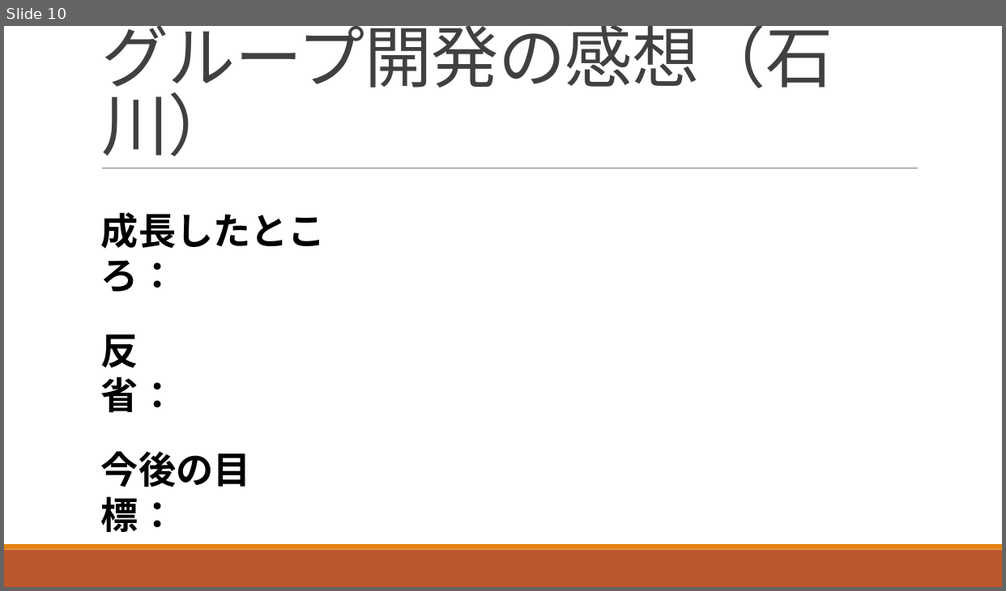
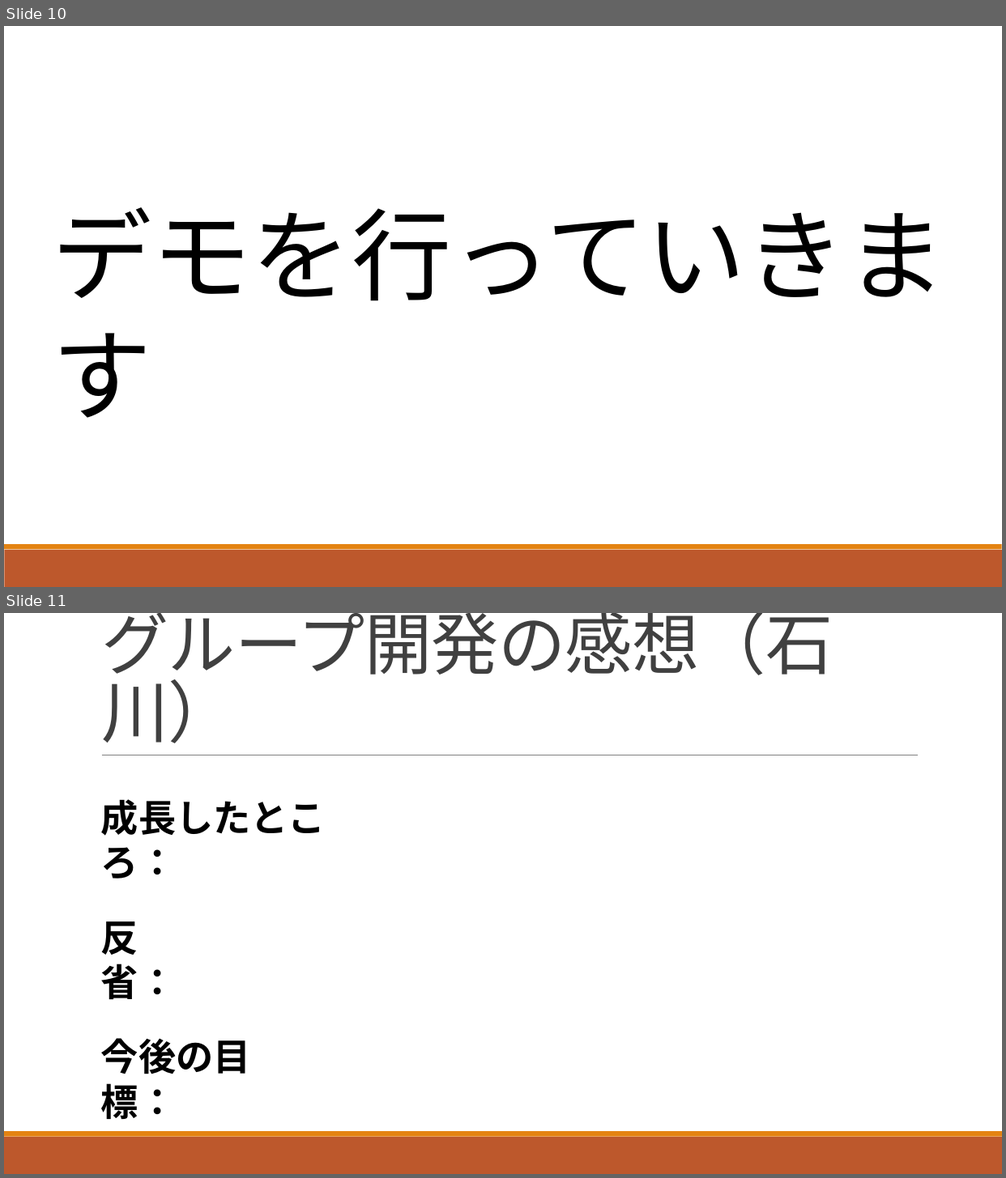
Before and after one commit to ShunjiYamamoto/groupA, a slide deck: 9.発表資料/グループ開発_Aグループ発表資料.pptx. Shown one above the other, each under a label of ours: slide 10 before the commit, slides 10 and 11 after it. The pictures are 1006x591 and 1006x1178 pixels, drawn with LibreOffice and Linux fonts; fonts in the diff are those of the drawing. Boxes give left, top, right and bottom in pixels: in the first picture for what was removed or moved away, otherwise in the second. Text is boxed around its words. In the diff, an @@ line names an element or a change of style, - is before the commit and + after.

```diff
--- a/9.発表資料/グループ開発_Aグループ発表資料.pptx
+++ b/9.発表資料/グループ開発_Aグループ発表資料.pptx
@@ slide 10 added at bbox=[4, 26, 1002, 587], background #FFFFFF; not listed: 2 template elements that a slide beside it also shows @@
@@ text added at bbox=[53, 207, 946, 301], 96 pt, text #000000 @@
+デモを行っていきます
@@ what was slide 10 is now slide 11 @@
```
Also in this commit, not shown: 2 slides changed.
